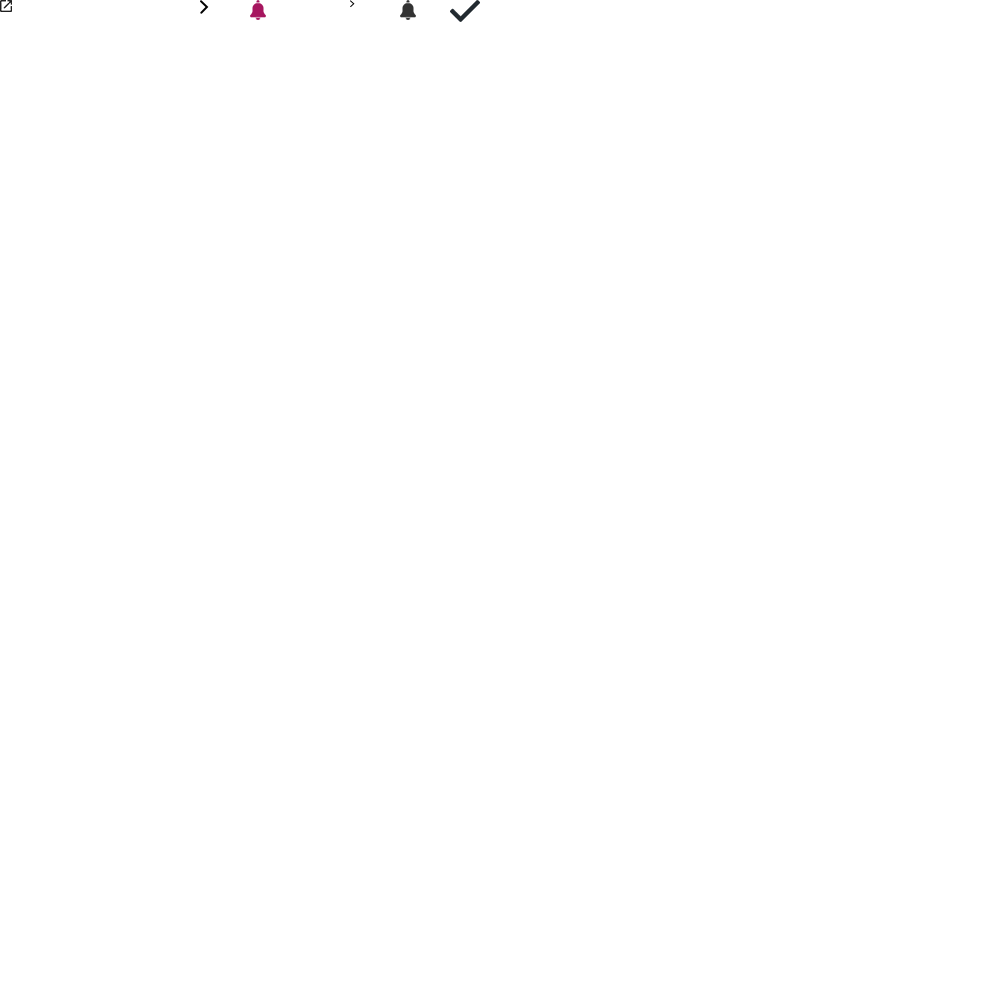
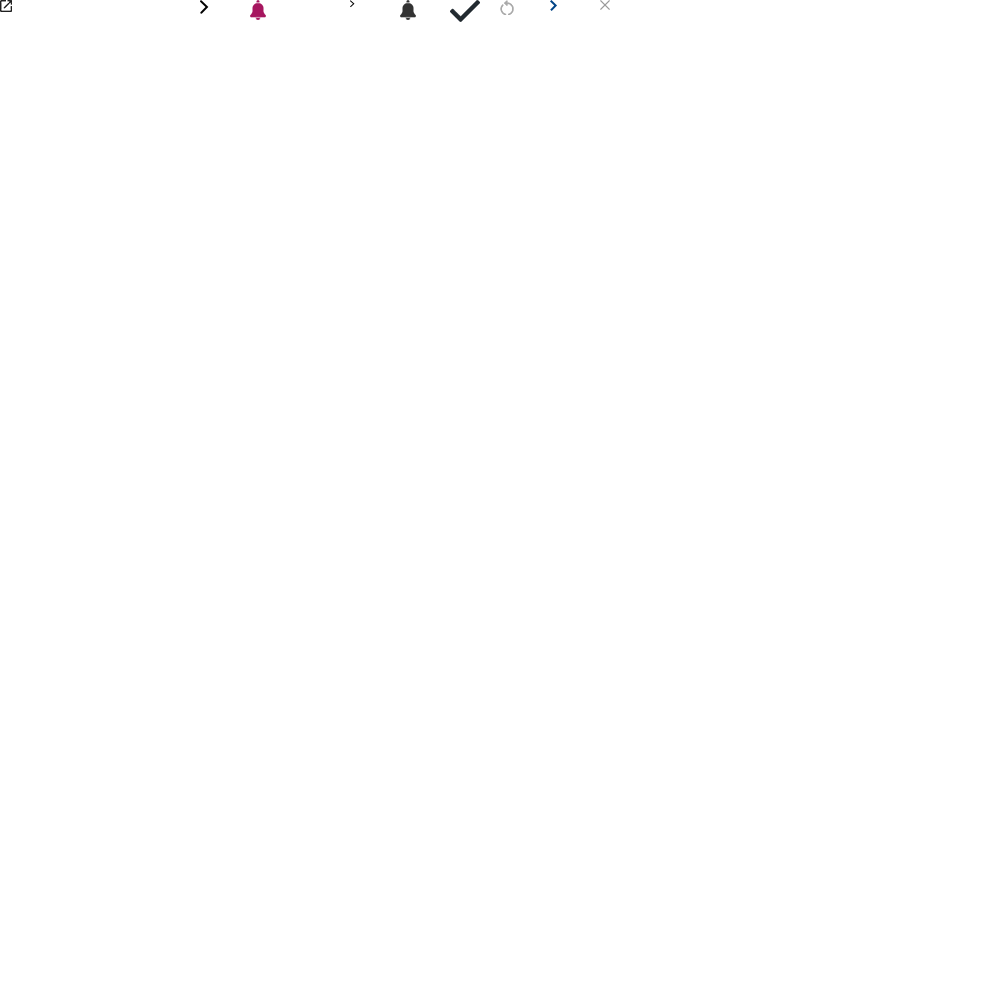
The second 1000 x 1000 image is a revision of the first. Changes to its layers:
added layer "레이어 15" in group "그룹 1" over box(600, 0, 610, 10)
added layer "레이어 14" in group "그룹 1" over box(550, 0, 557, 11)
added layer "레이어 13" in group "그룹 1" over box(500, 0, 514, 15)
